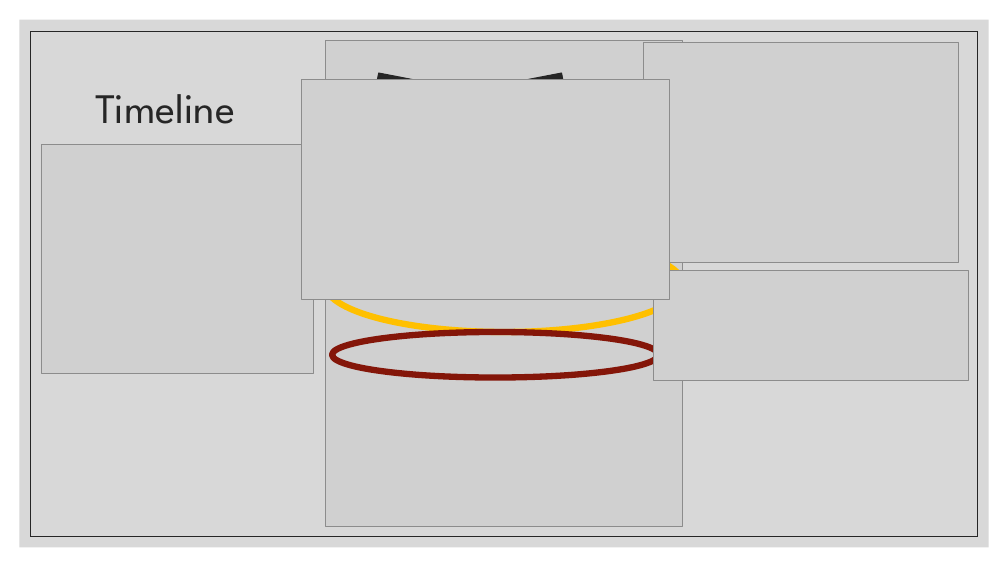
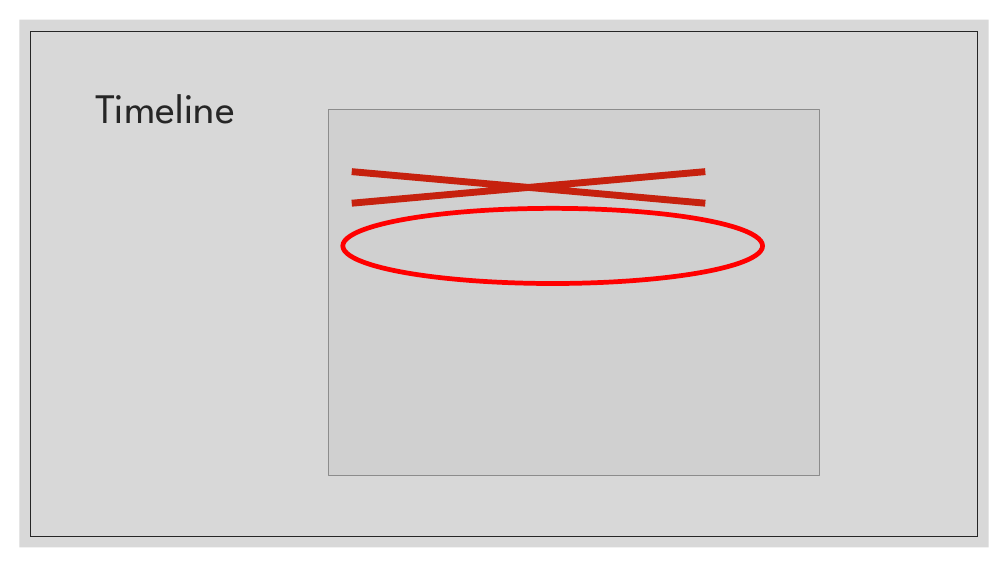
Before and after one commit to Falmouth-Games-Academy/COMP2x0-workshop-slides, a slide deck: slide 2 of COMP2x0-portfolio-workshop-05.pptx. Drawn at 1008x567 pixels with LibreOffice and Linux fonts; fonts in the diff are those of the drawing; grey boxes stand for pictures. Boxes give left, top, right and bottom in pixels: in the first picture for what was removed or moved away, otherwise in the second. Text is boxed around its words. In the diff, an @@ line names an element or a change of style, - is before the commit and + after.

```diff
--- a/COMP2x0-portfolio-workshop-05.pptx
+++ b/COMP2x0-portfolio-workshop-05.pptx
@@ picture removed at bbox=[644, 42, 960, 262] @@
@@ cross removed at bbox=[291, 64, 649, 133] @@
@@ picture removed at bbox=[301, 79, 670, 300] @@
@@ cross removed at bbox=[291, 119, 649, 188] @@
@@ picture: place and size @@
-picture at bbox=[325, 41, 683, 526]
+picture at bbox=[329, 110, 820, 476]
@@ picture removed at bbox=[42, 144, 314, 374] @@
@@ cross added at bbox=[188, 157, 869, 218], fill #C6210E @@
@@ ellipse: place and size @@
-ellipse at bbox=[325, 237, 683, 332]
+ellipse at bbox=[343, 209, 762, 284]
@@ ellipse at bbox=[343, 209, 762, 284]: outline #FFC000 6 pt to #FF0000 4.5 pt @@
@@ picture removed at bbox=[654, 271, 969, 380] @@
@@ ellipse removed at bbox=[332, 332, 659, 377] @@
```
Also in this commit, not shown: 1 other slide changed, 8 slides added, 4 slides removed, 2 other files.
